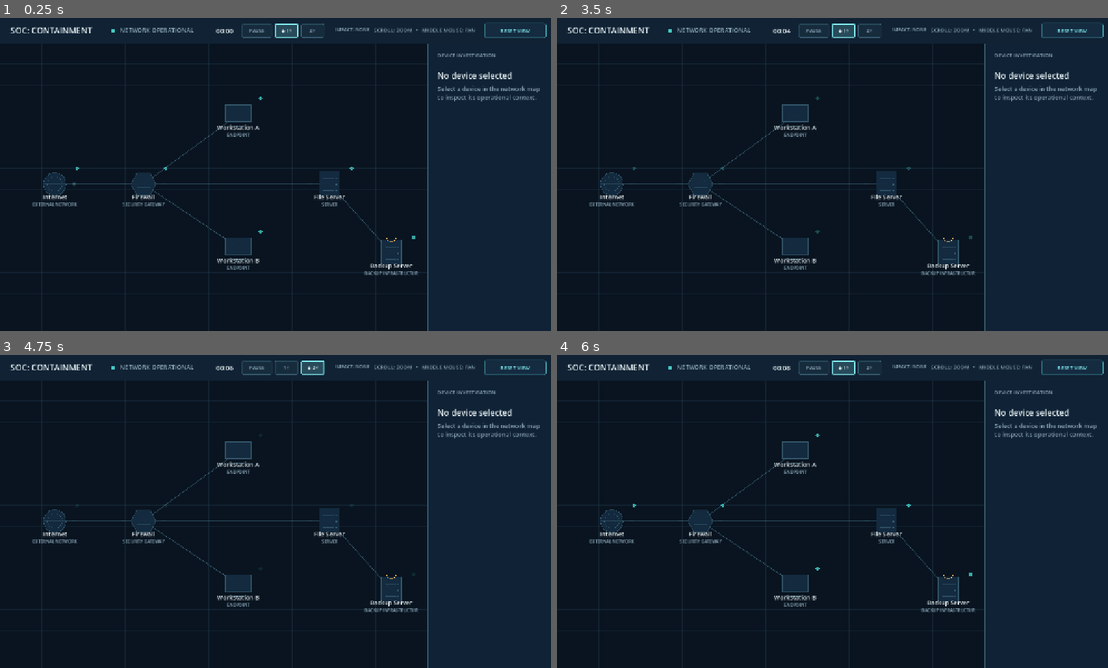
Above: before the commit, frames 1-4 (two rows, left to right).
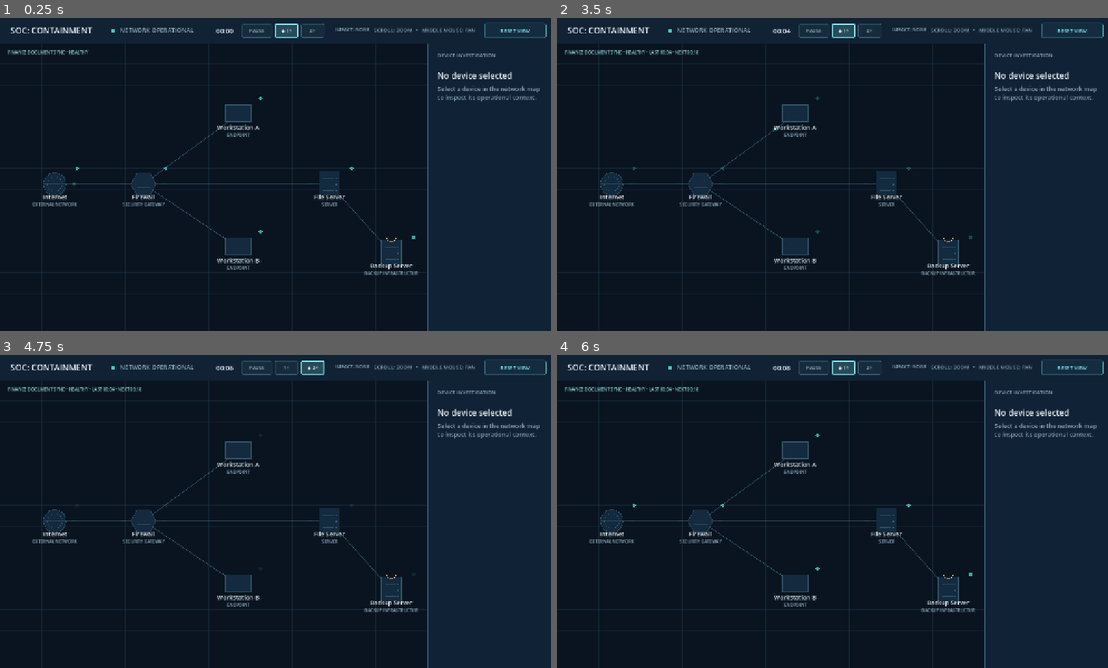
Above: after the commit, the same moments.

Repository: Gustavo-Wallace/soc-containment
Game: Godot game, scene res://scenes/main.tscn
Two runs of this game, one before a commit and one after it. Both use one fixed random seed, a clock stepped at 60 frames per second and the inputs below.
Inputs:
- Up to frame 1 (0.25 s): no input
- Up to frame 2 (3.5 s): click "◆ 1×" at 0.5 s; click "2×" at 1.25 s; click "1×" at 2 s; click "◆ 1×" at 2.75 s
- Up to frame 3 (4.75 s): click "2×" at 3.5 s; click "◆ 2×" at 4.25 s
- Up to frame 4 (6 s): click "1×" at 5 s; click "◆ 1×" at 5.75 s

The runs differ from the first frame. In frame 1, 0.2% of the frame differs, in the area x 1-17%, y 10-12%; in frame 2, 0.3%, in the area x 1-41%, y 10-37%; in frame 3, 0.3%; in frame 4, 0.3%.

Commit message:
add operational workflow consequences

Diff:
--- a/scenes/main.tscn
+++ b/scenes/main.tscn
@@ -188,6 +188,16 @@
 offset_right = 310.0
 offset_bottom = 644.0
 
+[node name="BusinessStatus" type="Label" parent="Content" unique_id=652829651]
+layout_mode = 0
+offset_left = 18.0
+offset_top = 14.0
+offset_right = 560.0
+offset_bottom = 36.0
+theme_override_colors/font_color = Color(0.56, 0.8, 0.82, 1)
+theme_override_font_sizes/font_size = 10
+text = "FINANCE DOCUMENT SYNC • HEALTHY"
+
 [node name="DetailsPanel" parent="." unique_id=944057965 instance=ExtResource("3_details")]
 layout_mode = 1
 anchors_preset = 11
--- a/scripts/activity_controller.gd
+++ b/scripts/activity_controller.gd
@@ -11,6 +11,7 @@
 var unusual_route_active := false
 var escalation_started_at := -1.0
 var blocked_device_id := ""
+var business_sync_started_at := -1.0
 
 func configure(device_list: Array[DeviceDataType], link_list: Array[PackedStringArray]) -> void:
 	links = link_list
@@ -37,6 +38,10 @@
 	escalation_started_at = started_at
 	queue_redraw()
 
+func start_business_sync(started_at: float) -> void:
+	business_sync_started_at = started_at
+	queue_redraw()
+
 func _draw() -> void:
 	if links.is_empty():
 		return
@@ -59,6 +64,8 @@
 		_draw_unusual_route()
 	if escalation_started_at >= 0.0 and simulation_time - escalation_started_at <= 4.0:
 		_draw_escalation_route()
+	if business_sync_started_at >= 0.0 and simulation_time - business_sync_started_at <= 2.4 and blocked_device_id != "workstation_a":
+		_draw_business_sync()
 
 func _draw_unusual_route() -> void:
 	var phase := fmod(simulation_time, 1.9) / 1.9
@@ -81,3 +88,12 @@
 	var point := first if phase < 0.5 else second
 	draw_circle(point, 7.0, Color(VisualStyle.AMBER, 0.18))
 	draw_circle(point, 2.8, VisualStyle.AMBER)
+
+func _draw_business_sync() -> void:
+	var phase := clampf((simulation_time - business_sync_started_at) / 2.4, 0.0, 1.0)
+	var workstation: Vector2 = points["workstation_a"]
+	var firewall: Vector2 = points["firewall"]
+	var file_server: Vector2 = points["file_server"]
+	var point := workstation.lerp(firewall, phase * 2.0) if phase < 0.5 else firewall.lerp(file_server, (phase - 0.5) * 2.0)
+	draw_circle(point, 6.0, Color(VisualStyle.PULSE, 0.18))
+	draw_circle(point, 2.6, VisualStyle.PULSE)
--- /dev/null
+++ b/scripts/business_flow.gd
@@ -0,0 +1,58 @@
+class_name BusinessFlow
+extends Node
+
+const SimulationClockType = preload("res://scripts/simulation_clock.gd")
+const EventLogType = preload("res://scripts/event_log.gd")
+const SimulationEventType = preload("res://scripts/simulation_event.gd")
+
+signal flow_changed
+signal sync_started(timestamp: float)
+signal sync_missed(timestamp: float)
+
+var clock: SimulationClockType
+var event_log: EventLogType
+var flow_name := "Finance Document Sync"
+var source_device_id := "workstation_a"
+var destination_device_id := "file_server"
+var state := "Healthy"
+var criticality := "Medium"
+var interval_seconds := 14.0
+var last_execution := -1.0
+var next_execution := 4.0
+var completed_runs := 0
+var missed_runs := 0
+var downtime_seconds := 0.0
+var is_isolated := false
+var last_clock_time := 0.0
+
+func configure(clock_value: SimulationClockType, log_value: EventLogType) -> void:
+	clock = clock_value
+	event_log = log_value
+	clock.time_changed.connect(_on_time_changed)
+
+func set_isolated(value: bool) -> void:
+	is_isolated = value
+	state = "Interrupted" if value else "Healthy"
+	flow_changed.emit()
+
+func _on_time_changed(time_value: float) -> void:
+	if is_isolated:
+		downtime_seconds += maxf(0.0, time_value - last_clock_time)
+	last_clock_time = time_value
+	if time_value < next_execution:
+		return
+	while time_value >= next_execution:
+		if is_isolated:
+			missed_runs += 1
+			_record("business_sync_missed", "Finance document synchronization could not be completed because Workstation A is isolated.")
+			sync_missed.emit(next_execution)
+		else:
+			completed_runs += 1
+			last_execution = next_execution
+			_record("business_sync_completed", "Finance Document Sync completed through the corporate gateway.")
+			sync_started.emit(next_execution)
+		next_execution += interval_seconds
+		flow_changed.emit()
+
+func _record(event_id: String, summary: String) -> void:
+	event_log.record(SimulationEventType.new({"id": event_id + "_" + str(int(clock.elapsed_seconds * 10.0)), "timestamp": clock.elapsed_seconds, "event_type": event_id, "source": "Finance Operations", "target": "File Server", "summary": summary, "additional_data": {}, "visible_to_player": true, "confidence": 0.95, "visual_severity": "Normal", "related_device_id": "workstation_a"}))
--- a/scripts/main.gd
+++ b/scripts/main.gd
@@ -24,6 +24,8 @@
 const EVIDENCE_STORE_SCRIPT := preload("res://scripts/evidence_store.gd")
 const EvidenceStoreType = preload("res://scripts/evidence_store.gd")
 const EvidenceDataType = preload("res://scripts/evidence_data.gd")
+const BUSINESS_FLOW_SCRIPT := preload("res://scripts/business_flow.gd")
+const BusinessFlowType = preload("res://scripts/business_flow.gd")
 
 @onready var network_view: NetworkViewType = $Content/NetworkView
 @onready var details_panel: DetailsPanelType = $DetailsPanel
@@ -37,6 +39,7 @@
 @onready var alert_tray: AlertTrayType = $Content/AlertTray
 @onready var impact_label: Label = $TopBar/ImpactLabel
 @onready var report_overlay: ReportOverlayType = $ReportOverlay
+@onready var business_label: Label = $Content/BusinessStatus
 
 var clock: SimulationClockType
 var event_log: EventLogType
@@ -46,6 +49,7 @@
 var response_controller: ResponseControllerType
 var incident_state: IncidentStateType
 var evidence_store: EvidenceStoreType
+var business_flow: BusinessFlowType
 
 func _ready() -> void:
 	_create_simulation_systems()
@@ -67,6 +71,9 @@
 	incident_sequence.suspicious_access_attempt.connect(_on_suspicious_access_attempt)
 	incident_sequence.file_server_session_established.connect(_on_file_server_session)
 	incident_sequence.abnormal_transfer_started.connect(_on_abnormal_transfer)
+	business_flow.sync_started.connect(network_view.start_business_sync)
+	business_flow.sync_missed.connect(_on_business_sync_missed)
+	business_flow.flow_changed.connect(_update_business_status)
 	incident_sequence.suspicious_access_attempt.connect(_on_escalation_evidence)
 	response_controller.action_completed.connect(_on_action_completed)
 	response_controller.process_terminated.connect(_on_process_terminated)
@@ -90,6 +97,7 @@
 	response_controller = RESPONSE_CONTROLLER_SCRIPT.new()
 	incident_state = INCIDENT_STATE_SCRIPT.new()
 	evidence_store = EVIDENCE_STORE_SCRIPT.new()
+	business_flow = BUSINESS_FLOW_SCRIPT.new()
 	systems.add_child(clock)
 	systems.add_child(event_log)
 	systems.add_child(process_store)
@@ -98,16 +106,19 @@
 	systems.add_child(response_controller)
 	systems.add_child(incident_state)
 	systems.add_child(evidence_store)
+	systems.add_child(business_flow)
 	alert_system.configure(event_log)
 	incident_sequence.configure(clock, event_log, process_store)
 	response_controller.configure(clock, event_log, process_store, alert_system, evidence_store)
 	incident_state.configure(clock, event_log)
+	business_flow.configure(clock, event_log)
 
 func _update_time(_time_value: float) -> void:
 	time_label.text = clock.formatted_time()
 
 func _update_pause_button(is_paused: bool) -> void:
 	_update_time_mode()
+	_update_business_status()
 
 func _update_speed_buttons(multiplier: float) -> void:
 	_update_time_mode()
@@ -156,6 +167,7 @@
 
 func _on_device_isolated(device_id: String) -> void:
 	network_view.isolate_device(device_id)
+	business_flow.set_isolated(true)
 	status_label.text = "DEVICE CONTAINED"
 	status_dot.color = VisualStyle.MUTED_TEXT
 
@@ -191,7 +203,14 @@
 
 func _on_report_requested(outcome: String) -> void:
 	clock.pause()
-	report_overlay.show_report(outcome, event_log, incident_state, evidence_store)
+	report_overlay.show_report(outcome, event_log, incident_state, evidence_store, business_flow)
 
 func _restart_incident() -> void:
 	get_tree().reload_current_scene()
+
+func _on_business_sync_missed(_timestamp: float) -> void:
+	business_label.text = "FINANCE SYNC: INTERRUPTED • RUN MISSED"
+
+func _update_business_status() -> void:
+	var last_value := "--:--" if business_flow.last_execution < 0.0 else "%02d:%02d" % [int(float(int(business_flow.last_execution)) / 60.0), int(business_flow.last_execution) % 60]
+	business_label.text = "FINANCE DOCUMENT SYNC • %s • LAST %s • NEXT %02d:%02d" % [business_flow.state.to_upper(), last_value, int(float(int(business_flow.next_execution)) / 60.0), int(business_flow.next_execution) % 60]
--- a/scripts/network_view.gd
+++ b/scripts/network_view.gd
@@ -144,6 +144,9 @@
 func start_escalation_route(started_at: float) -> void:
 	activity.start_escalation(started_at)
 
+func start_business_sync(started_at: float) -> void:
+	activity.start_business_sync(started_at)
+
 func isolate_device(device_id: String) -> void:
 	set_observed_state(device_id, "Isolated")
 	connections.set_blocked_device(device_id)
--- a/scripts/report_overlay.gd
+++ b/scripts/report_overlay.gd
@@ -5,6 +5,7 @@
 const IncidentStateType = preload("res://scripts/incident_state.gd")
 const VisualStyle = preload("res://scripts/visuals.gd")
 const EvidenceStoreType = preload("res://scripts/evidence_store.gd")
+const BusinessFlowType = preload("res://scripts/business_flow.gd")
 
 signal restart_requested
 
@@ -13,6 +14,7 @@
 var outcome := ""
 var restart_button: Button
 var evidence_store: EvidenceStoreType
+var business_flow: BusinessFlowType
 
 func _ready() -> void:
 	restart_button = Button.new()
@@ -22,11 +24,12 @@
 	restart_button.pressed.connect(func() -> void: restart_requested.emit())
 	add_child(restart_button)
 
-func show_report(value: String, log_value: EventLogType, state_value: IncidentStateType, evidence_value: EvidenceStoreType) -> void:
+func show_report(value: String, log_value: EventLogType, state_value: IncidentStateType, evidence_value: EvidenceStoreType, business_value: BusinessFlowType) -> void:
 	outcome = value
 	event_log = log_value
 	incident_state = state_value
 	evidence_store = evidence_value
+	business_flow = business_value
 	visible = true
 	queue_redraw()
 
@@ -58,6 +61,9 @@
 	draw_string(font, Vector2(214, 545), "Evidence: " + _evidence_titles(), HORIZONTAL_ALIGNMENT_LEFT, 750, 10, VisualStyle.TEXT)
 	draw_string(font, Vector2(214, 579), "UNRESOLVED QUESTIONS", HORIZONTAL_ALIGNMENT_LEFT, -1, 11, VisualStyle.MUTED_TEXT)
 	draw_multiline_string(font, Vector2(214, 591), _unresolved(), HORIZONTAL_ALIGNMENT_LEFT, 580, 10, 2, VisualStyle.MUTED_TEXT)
+	draw_string(font, Vector2(700, 525), "BUSINESS CONTINUITY", HORIZONTAL_ALIGNMENT_LEFT, -1, 10, VisualStyle.MUTED_TEXT)
+	draw_string(font, Vector2(700, 544), "%s • %d completed • %d missed" % [business_flow.state, business_flow.completed_runs, business_flow.missed_runs], HORIZONTAL_ALIGNMENT_LEFT, 280, 10, VisualStyle.TEXT)
+	draw_string(font, Vector2(700, 561), "Downtime: %.1fs" % business_flow.downtime_seconds, HORIZONTAL_ALIGNMENT_LEFT, 280, 10, VisualStyle.MUTED_TEXT)
 
 func _outcome_summary() -> String:
 	if outcome == "Successful Containment":
Not shown, added: scripts/business_flow.gd.uid
Not shown, changed: README.md
